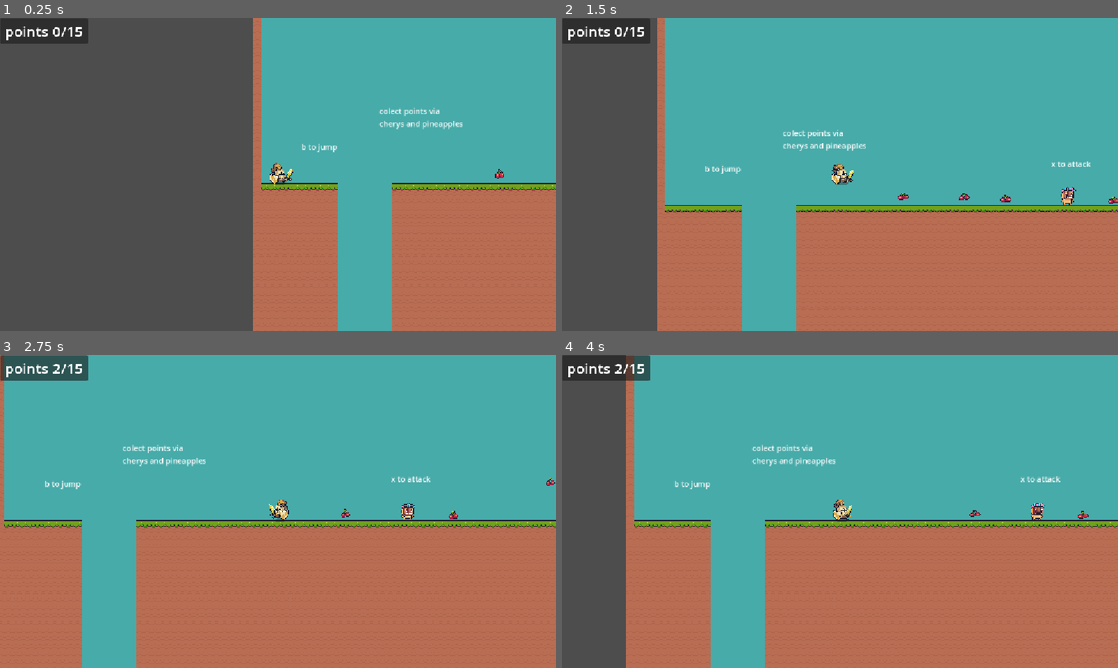
Above: before the commit, frames 1-4 (two rows, left to right).
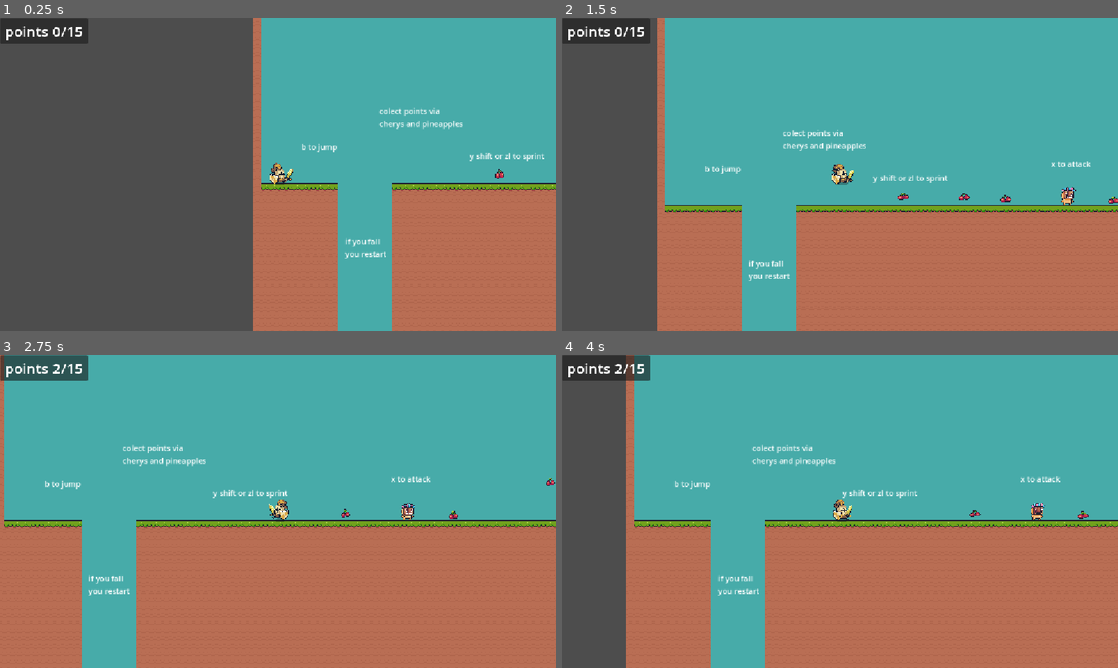
Above: after the commit, the same moments.

Repository: vandohman7/vans-first-game
Game: Godot game, scene res://scenes/tutorial.tscn
Same seed, same stepped clock (60 frames per second), same inputs: the game is played once before the commit and once after it. This scene is started directly instead of the project's main scene.
Inputs:
- Up to frame 1 (0.25 s): no input
- Up to frame 2 (1.5 s): hold Shift (sprint) 0.53-1.28 s; hold D (right) from 0.53 s (still down); tap Space (jump) at 0.77 s; tap Shift (sprint) at 1.35 s
- Up to frame 3 (2.75 s): tap Space (jump) at 1.52 s; release D (right) at 2.03 s; hold A (left) from 2.03 s (still down); hold Shift (sprint) from 2.03 s (still down)
- Up to frame 4 (4 s): release A (left) at 2.78 s; release Shift (sprint) at 2.78 s; hold D (right) from 2.78 s (still down); tap Shift (sprint) at 2.85 s; tap Space (jump) at 3.02, 3.77 s; hold Shift (sprint) from 3.53 s (still down)

The runs differ from the first frame. In frame 1, 0.3% of the frame differs, in the area x 62-98%, y 43-77%; in frame 2, 0.3%; in frame 3, 0.3%, in the area x 15-52%, y 43-77%; in frame 4, 0.3%.

Commit message:
eeeeeeeeeeeeeeeeeeeeeeeeeeeeeeeeeeeeeeeeeeeeeeeeeeeeeeeeeeeeeeeeeeeeeeeeeeeeeeeeeeeeeeeeeeeeeeeeee

Diff:
--- a/scenes/level 4.tscn
+++ b/scenes/level 4.tscn
@@ -348,10 +348,10 @@
 position = Vector2(1211, 687)
 
 [node name="enemy13" parent="enemy" instance=ExtResource("8_vx57a")]
-position = Vector2(2486, 491)
+position = Vector2(2487, 495)
 
 [node name="enemy14" parent="enemy" instance=ExtResource("8_vx57a")]
-position = Vector2(2487, 458)
+position = Vector2(2487, 465)
 
 [node name="enemy15" parent="enemy" instance=ExtResource("8_vx57a")]
 position = Vector2(2230, 553)
--- a/scenes/tutorial.tscn
+++ b/scenes/tutorial.tscn
@@ -1244,4 +1244,22 @@
 text = "x to attack
 "
 
+[node name="Label5" type="Label" parent="."]
+offset_left = 184.0
+offset_top = 947.0
+offset_right = 270.0
+offset_bottom = 996.0
+text = "if you fall
+you restart"
+
+[node name="Label6" type="Label" parent="."]
+anchors_preset = -1
+anchor_right = 0.035
+anchor_bottom = 0.035
+offset_left = 442.0
+offset_top = 770.0
+offset_right = 556.68
+offset_bottom = 770.32
+text = "y shift or zl to sprint"
+
 [connection signal="body_entered" from="death_floor" to="death_floor" method="_on_body_entered"]
